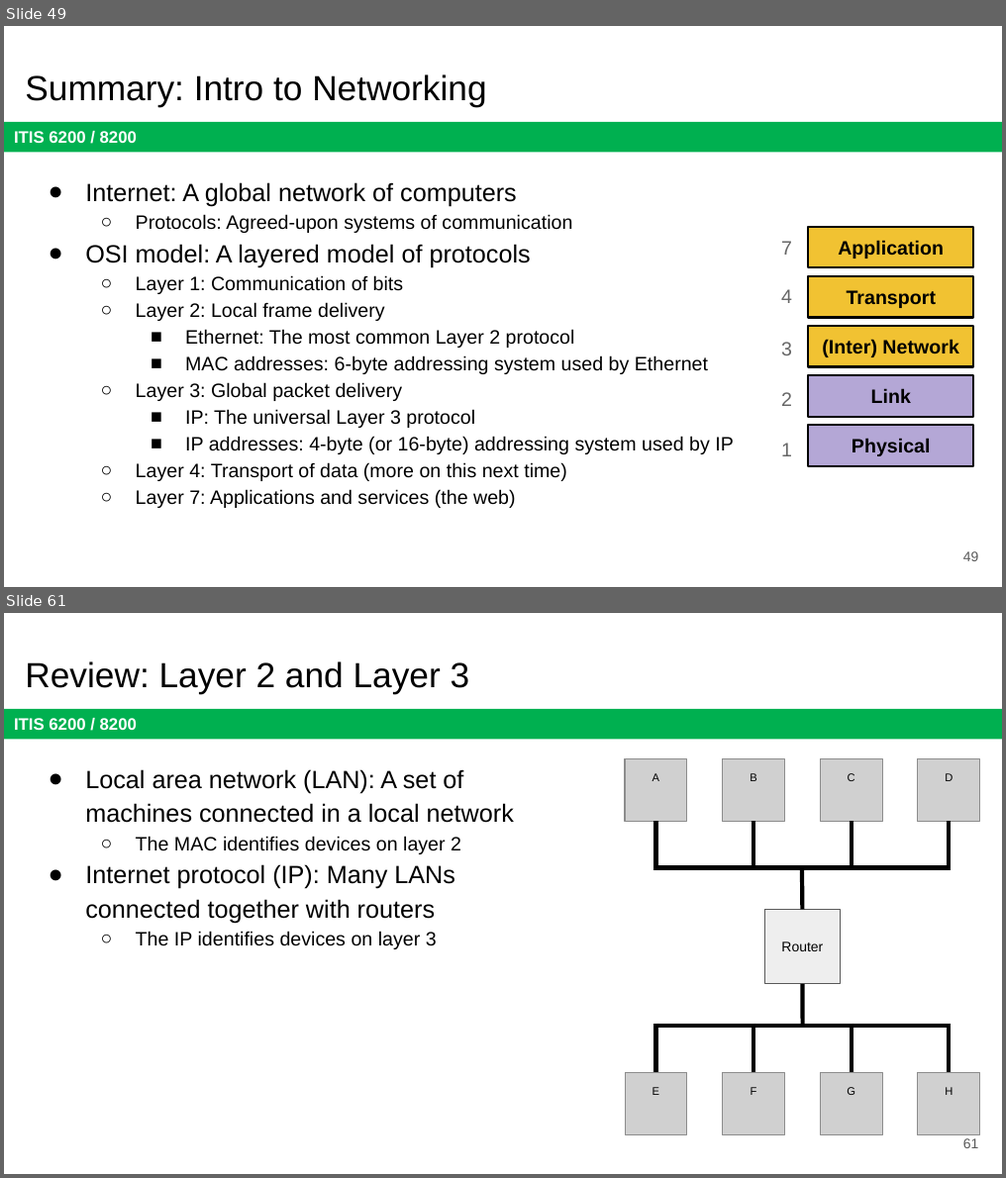
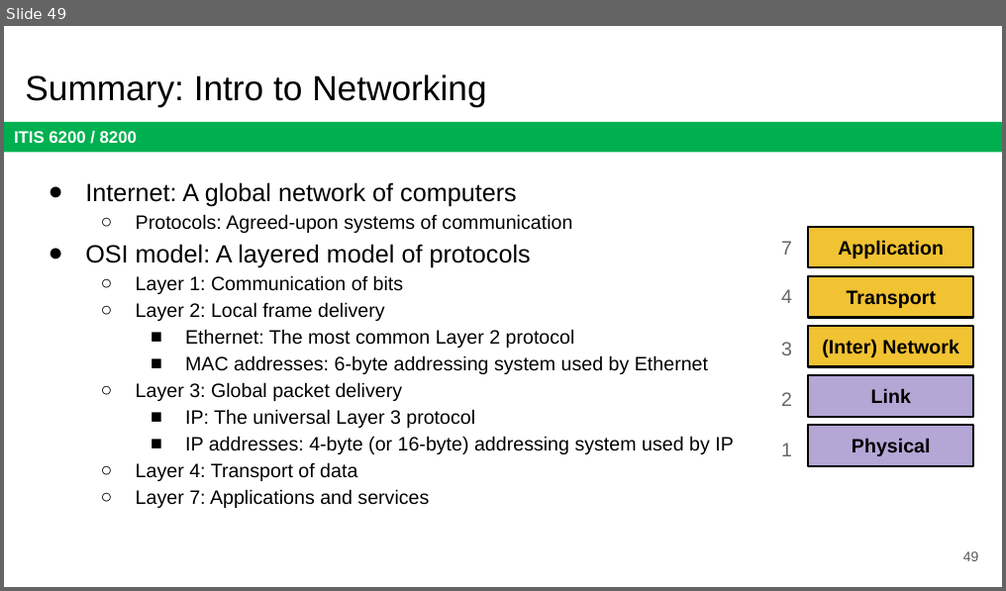
Before and after one commit to jx5c/github.io, a slide deck: teaching/ITIS6200/2023fa/lectures/lec14.pptx. Shown one above the other, each under a label of ours: slides 49 and 61 before the commit, slide 49 after it; the slides between them are not shown. The pictures are 1006x1178 and 1006x591 pixels, drawn with LibreOffice and Linux fonts; fonts in the diff are those of the drawing; grey boxes stand for pictures. Boxes give left, top, right and bottom in pixels: in the first picture for what was removed or moved away, otherwise in the second. Text is boxed around its words. In the diff, an @@ line names an element or a change of style, - is before the commit and + after.

```diff
--- a/teaching/ITIS6200/2023fa/lectures/lec14.pptx
+++ b/teaching/ITIS6200/2023fa/lectures/lec14.pptx
@@ slide 61 removed at [4, 613, 1002, 1174], background #FFFFFF; not listed: 1 template element that a slide beside it also shows @@
@@ title removed at [25, 662, 470, 693] @@
-Review: Layer 2 and Layer 3
@@ picture removed at [625, 759, 686, 822] @@
@@ picture removed at [723, 759, 784, 822] @@
@@ picture removed at [821, 759, 882, 822] @@
@@ picture removed at [918, 759, 980, 822] @@
@@ text removed at [85, 769, 514, 950] @@
-● Local area network (LAN): A set of machines connected in a local network
-  ○ The MAC identifies devices on layer 2
-● Internet protocol (IP): Many LANs connected together with routers
-  ○ The IP identifies devices on layer 3
@@ text removed at [652, 773, 659, 781] @@
-A
@@ text removed at [749, 773, 756, 781] @@
-B
@@ text removed at [847, 773, 855, 781] @@
-C
@@ text removed at [944, 773, 952, 781] @@
-D
@@ line removed from (655, 822) to (655, 870) @@
@@ line removed from (753, 822) to (753, 870) @@
@@ line removed from (851, 822) to (851, 870) @@
@@ line removed from (949, 822) to (949, 870) @@
@@ line removed from (656, 867) to (948, 867) @@
@@ line removed from (802, 909) to (802, 869) @@
@@ rectangle removed at [765, 909, 841, 984] @@
-Router
@@ line removed from (802, 1024) to (802, 984) @@
@@ line removed from (655, 1023) to (655, 1072) @@
@@ line removed from (656, 1025) to (948, 1025) @@
@@ line removed from (753, 1023) to (753, 1072) @@
@@ line removed from (851, 1023) to (851, 1072) @@
@@ line removed from (949, 1023) to (949, 1072) @@
@@ picture removed at [625, 1072, 686, 1135] @@
@@ text removed at [652, 1087, 659, 1095] @@
-E
@@ picture removed at [723, 1072, 784, 1135] @@
@@ text removed at [750, 1087, 757, 1095] @@
-F
@@ picture removed at [821, 1072, 882, 1135] @@
@@ text removed at [846, 1087, 855, 1095] @@
-G
@@ picture removed at [918, 1072, 980, 1135] @@
@@ text removed at [944, 1087, 952, 1095] @@
-H
@@ page number removed at [963, 1139, 979, 1149] @@
-61
@@ slide 49 changed as well @@
@@ text at [136, 463, 429, 508]: text changed @@
-  ○ Layer 4: Transport of data (more on this next time)
-  ○ Layer 7: Applications and services (the web)
+  ○ Layer 4: Transport of data
+  ○ Layer 7: Applications and services
```
Also in this commit, not shown: 23 other slides removed, 8 other files.
